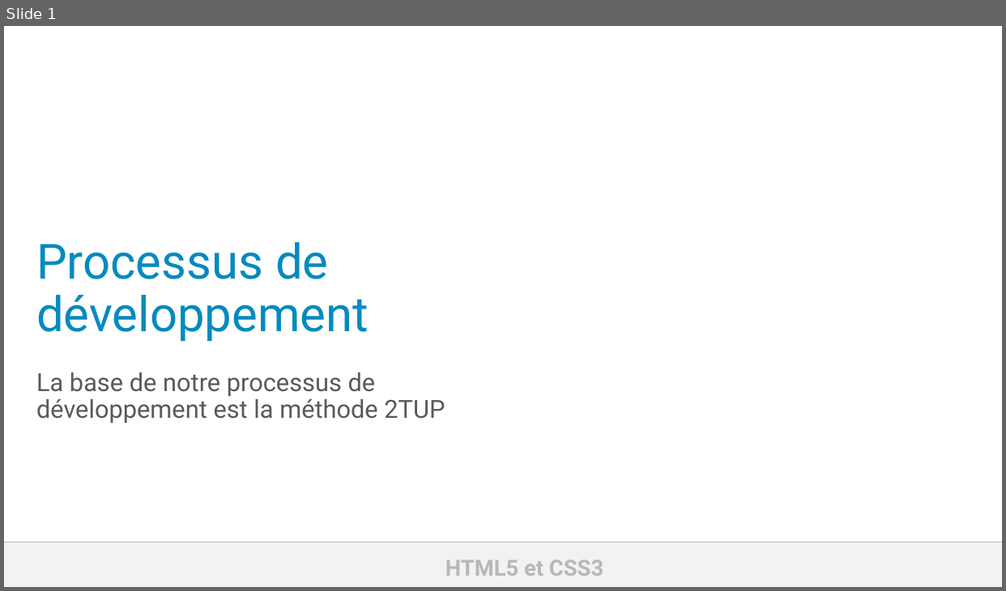
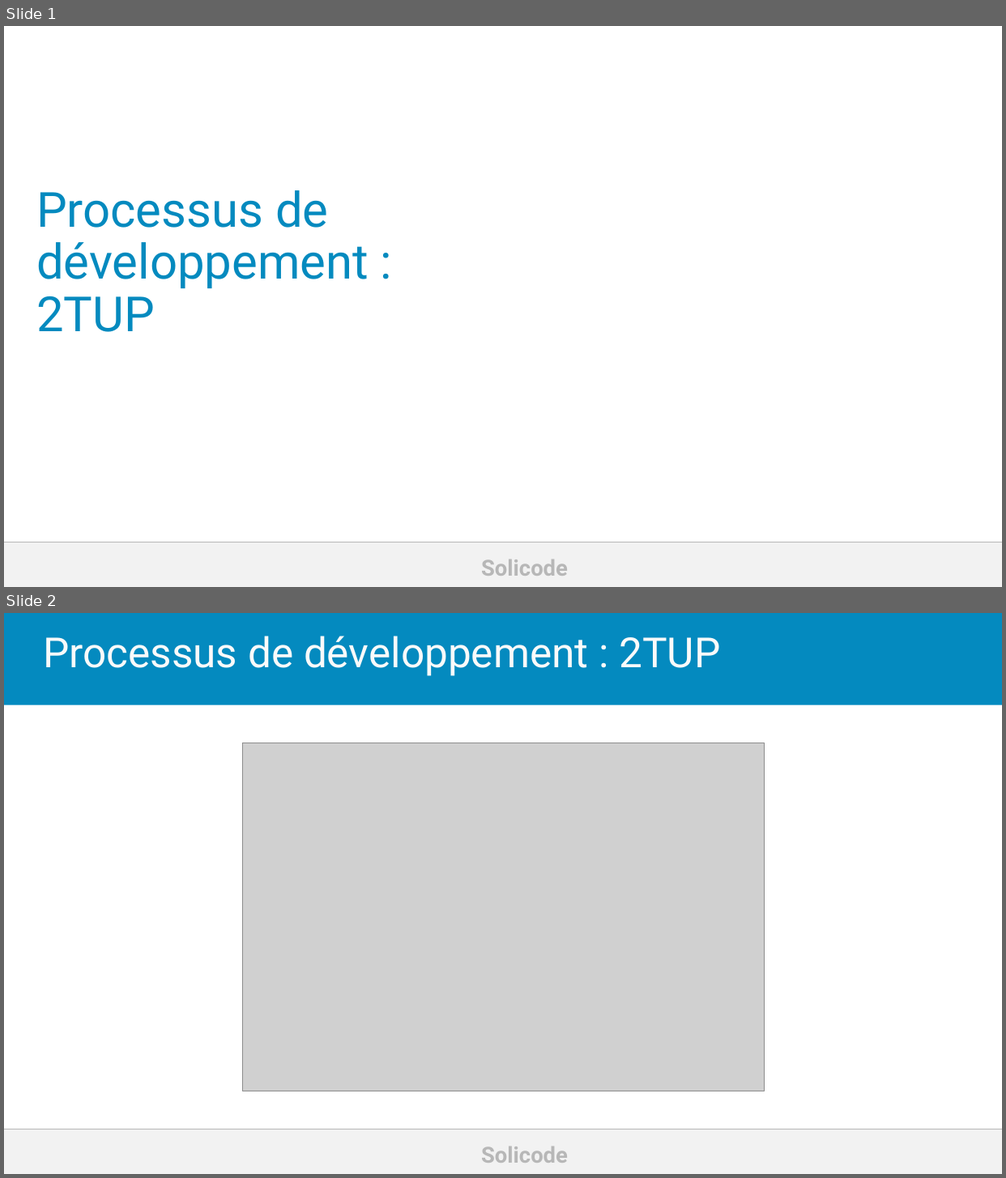
Before and after one commit to cnmh/gestion-projet, a slide deck: 1.processus-développement/PowerPointFiles/processus-développement.pptx. Shown one above the other, each under a label of ours: slide 1 before the commit, slides 1 and 2 after it. The pictures are 1006x591 and 1006x1178 pixels, drawn with LibreOffice and Linux fonts; fonts in the diff are those of the drawing; grey boxes stand for pictures; background and template pictures are left out. Boxes give left, top, right and bottom in pixels: in the first picture for what was removed or moved away, otherwise in the second. Text is boxed around its words. In the diff, an @@ line names an element or a change of style, - is before the commit and + after.

```diff
--- a/1.processus-développement/PowerPointFiles/processus-développement.pptx
+++ b/1.processus-développement/PowerPointFiles/processus-développement.pptx
@@ slide 2 added at (4,613,1002,1174), background #FFFFFF; not listed: 2 template elements that a slide beside it also shows @@
@@ rectangle added at (4,613,1002,705), fill #048ABF @@
@@ title added at (43,636,720,676), 60 pt, text #FAFAFA @@
+Processus de développement : 2TUP
@@ picture added at (242,743,764,1091) @@
@@ slide 1 changed as well @@
@@ title at (36,190,368,332): text changed @@
-Processus de développement
+Processus de développement : 2TUP
@@ subtitle removed at (36,373,445,424) @@
-La base de notre processus de développement est la méthode 2TUP
@@ text at (481,560,568,576): text changed @@
-HTML5 et CSS3
+Solicode
```
Also in this commit, not shown: 9 other slides changed, 24 other files.
